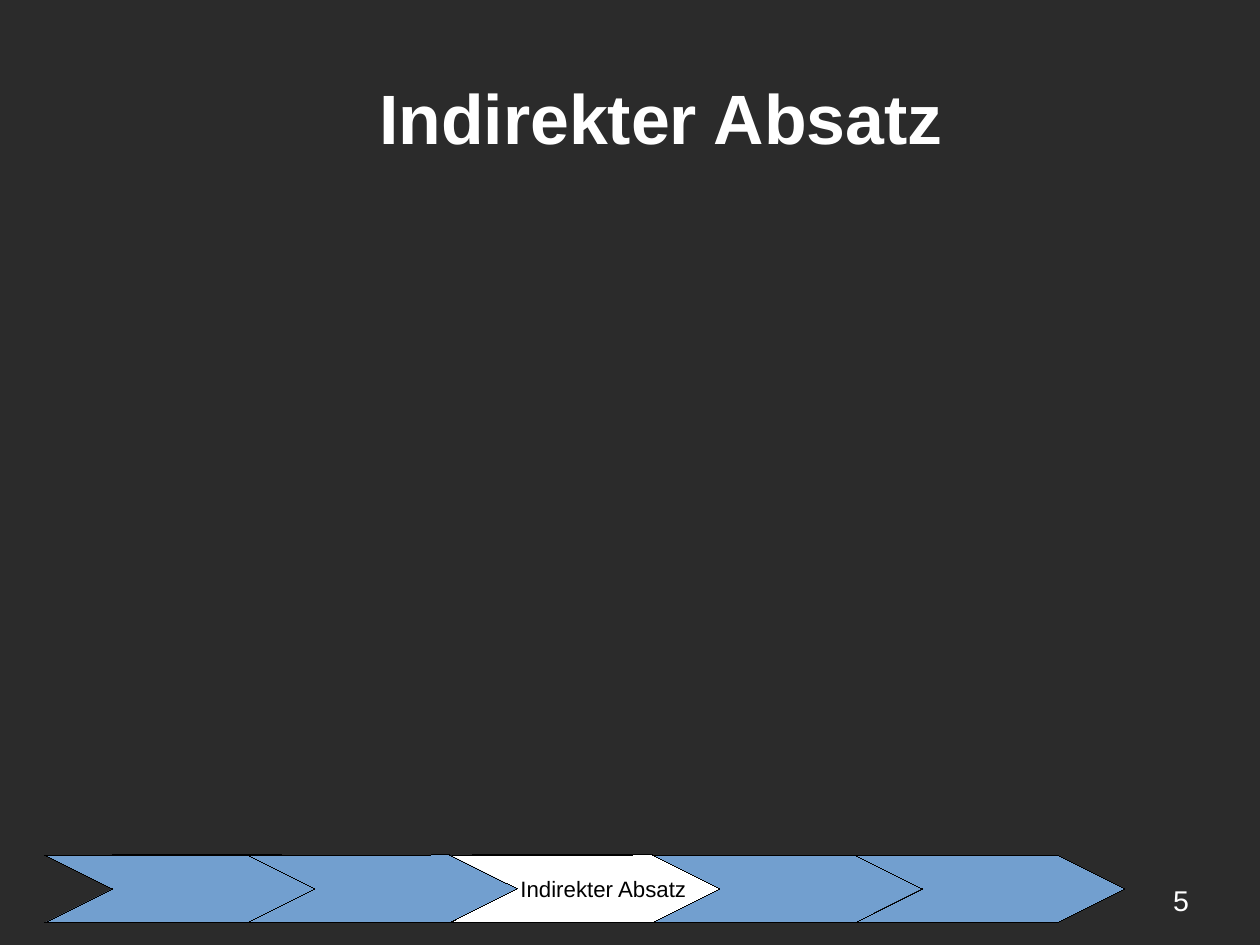
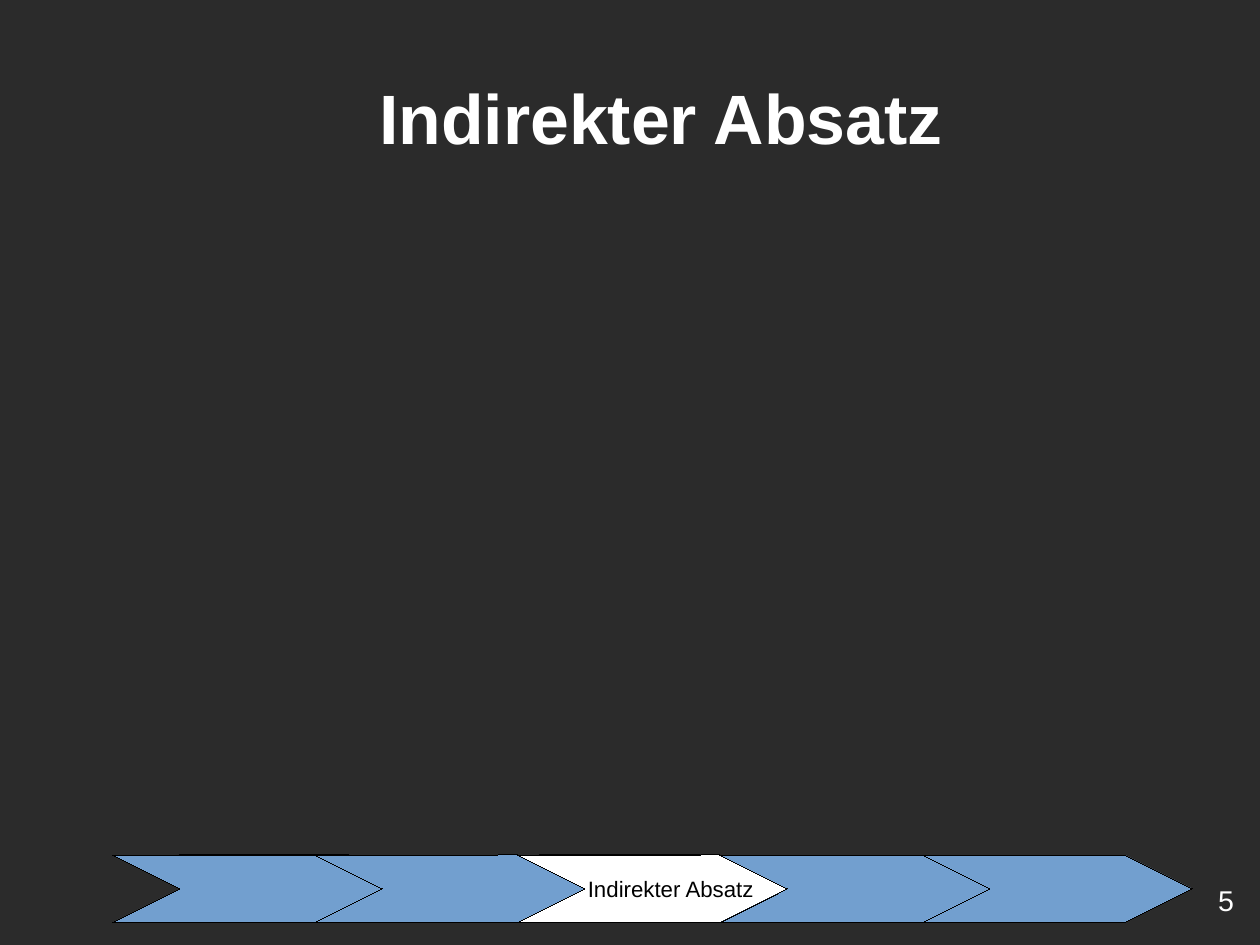
Before and after one commit to ChristianMarzianGithub/WGBlockWoche2Praesentation, a slide deck: slide 5 of TemplateHellGrauBlau.odp. Drawn at 1260x945 pixels with LibreOffice and Linux fonts; fonts in the diff are those of the drawing; background and template pictures are left out; a plain dark background stands for a picture behind light text. Boxes give left, top, right and bottom in pixels: in the first picture for what was removed or moved away, otherwise in the second. Text is boxed around its words. In the diff, an @@ line names an element or a change of style, - is before the commit and + after.

```diff
--- a/TemplateHellGrauBlau.odp
+++ b/TemplateHellGrauBlau.odp
@@ 3 freeform shapes: place and size @@
-3 freeform shapes at bbox=[45, 855, 923, 923]
+3 freeform shapes at bbox=[112, 855, 990, 923]
@@ 6 freeform shapes: place and size @@
-6 freeform shapes at bbox=[112, 855, 1125, 923]
+6 freeform shapes at bbox=[180, 855, 1193, 923]
@@ page number: place and size @@
-page number at bbox=[1173, 891, 1189, 912]
+page number at bbox=[1218, 891, 1234, 912]
```
Also in this commit, not shown: 5 other slides changed.
